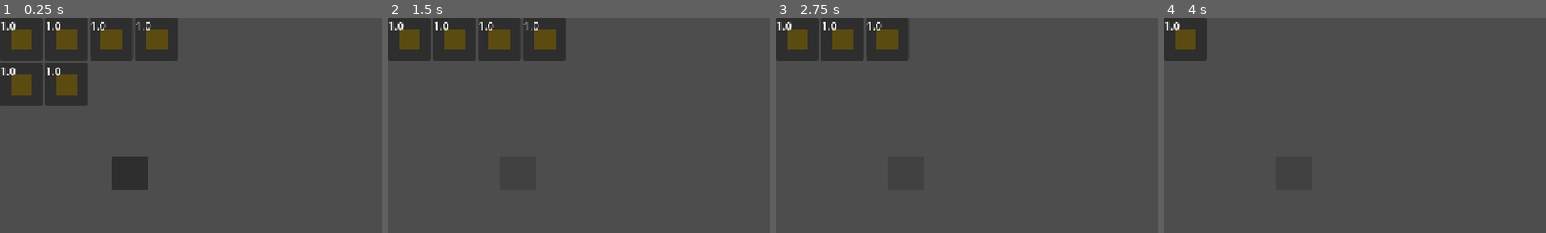
Above: before the commit, frames 1-4 (left to right).
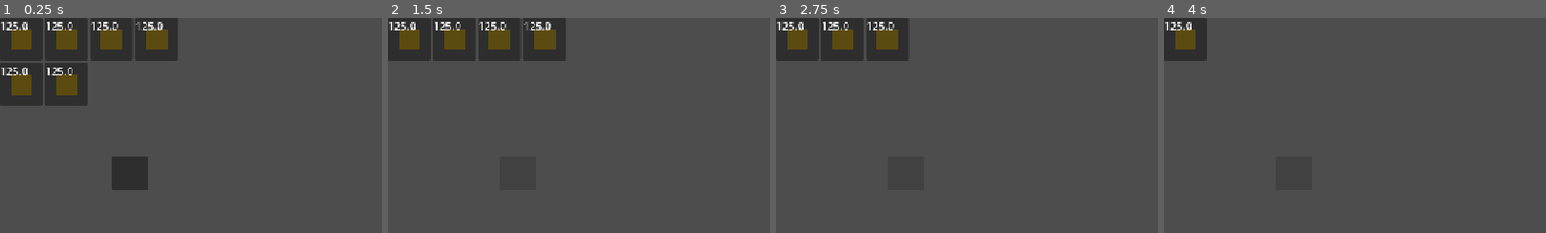
Above: after the commit, the same moments.

Repository: Pycratch/The-Very-Serious-Juniper-Dev-Game-Jam
Game: Godot game, scene res://scenes/game.tscn
The game is run twice, just before and just after one commit, with the same random seed, the same clock (stepped at 60 frames per second) and the same inputs.
Inputs (mouse positions are % of the whole screen's width and height, from its top left):
- Up to frame 1 (0.25 s): no input
- Up to frame 2 (1.5 s): click (17, 36) at 0.5 s; click (17, 36) at 1.25 s
- Up to frame 3 (2.75 s): click (17, 36) at 2 s
- Up to frame 4 (4 s): tap Enter at 2.75 s; tap Space at 3.5 s
The pictures show only the part of the screen within x 0-50%, y 0-50%; the shares and areas given below are measured in that part.

The runs differ from the first frame. In frame 1, 0.8% of the frame differs, in the area x 1-43%, y 1-27%; in frame 2, 0.5%; in frame 3, 0.4%; in frame 4, 0.1%.

Commit message:
sehr viel

Diff:
--- a/Systems/Collection-system/item_script.gd
+++ b/Systems/Collection-system/item_script.gd
@@ -1,10 +1,235 @@
 class_name ItemPart extends Resource
 
-enum Types {ENGINE, TIRES, EXHAUST, AERODYNAMICS, SUPERCHARGER, TRANSMISSION, SUSPENSION, BRAKES}
-enum Rarities {COMMON, RARE, EPIC, MYTHIC, LEGENDARY}
-
-@export var type :Types = Types.ENGINE
+enum Types {
+Engine, Tires, Exhaust, Aerodynamics, Supercharger,
+Transmission, Suspension, Brakes, Turbocharger,
+Fuel_System, Ignition, Differential, Drivetrain,
+Weight_Reduction, Cooling_System
+}
+enum Rarities {Common, Rare, Epic, Mythic, Legendary}
+
+var Name :String
+@export var type :Types = Types.Engine
 @export var rarity :Rarities
 @export var price :float = 1000
 @export var power :float = 1
 @export var picture :Texture2D = preload("uid://bxog1jit3v6og")
+
+var rng = RandomNumberGenerator.new()
+var final_prize :String
+var prize_list :Array
+
+#the types for all the stuff
+var engine_type
+var exhaust_type
+var transmission_type
+var turbocharger_type
+var fuelsystem_type
+var ignition_type
+var supercharger_type
+var tire_type
+var suspension_type
+var brake_type
+var differential_type
+var drivetrain_type
+var aerodynamics_type
+var weight_reduction_type
+var cooling_system_type
+
+var prizes : Dictionary = {
+	"Engine": engine,
+	"Tires": tires,
+	"Exhaust": exhaust,
+	"Aerodynamics": aerodynamics,
+	"Brakes": brakes,
+	"Transmission": transmission,
+	"Suspension": suspension,
+	"Turbocharger": turbocharger,
+	"Supercharger": supercharger,
+	"Cooling_System": cooling_system,
+	"Drivetrain": drivetrain,
+	"Differential": differential,
+	"Fuel_System": fuel_system,
+	"Weight_Reduction": weight_reduction
+}
+
+var engine : Array = [
+	"Inline-4",
+	"V6",
+	"V8",
+	"V10",
+	"V12",
+]
+
+var exhaust : Array = [
+	"Axle-Back",
+	"Cat-Back",
+    "Turbo-Back"
+]
+
+var turbocharger : Array = [
+	"Stock Turbo",
+	"Sport Turbo",
+	"Performance Turbo",
+	"Twin Turbo",
+	"Race Twin Turbo",
+    "Anti-Lag Turbo System"
+]
+
+var fuel_system : Array = [
+	"High Flow Injectors",
+	"Performance Fuel Pump",
+	"Race Injectors",
+	"E85 Conversion",
+    "Race Fuel System"
+]
+
+var ignition : Array = [
+	"Stock Ignition",
+    "Race Ignition"
+]
+
+var supercharger : Array = [
+	"Roots Supercharger",
+	"Twin-Screw Supercharger",
+    "Race Supercharger"
+]
+
+var tires : Array = [
+	"Economy Tires",
+	"Street Tires",
+	"Sport Tires",
+	"Performance Tires",
+	"Semi-Slicks",
+    "Slick Racing Tires"
+]
+
+var transmission : Array = [
+	"5-Speed Manual",
+	"6-Speed Manual",
+	"7-Speed DCT",
+	"8-Speed DCT",
+	"Sequential Gearbox",
+    "Race Sequential Gearbox"
+]
+
+var suspension : Array = [
+	"Stock Suspension",
+	"Lowering Springs",
+	"Sport Suspension",
+	"Coilovers",
+	"Adjustable Coilovers",
+    "Race Suspension"
+]
+
+var brakes : Array = [
+	"Stock Brakes",
+	"Sport Brakes",
+	"Brembo Brakes",
+	"Big Brake Kit",
+	"Carbon Ceramic Brakes",
+    "Race Carbon Brakes"
+]
+
+var differential : Array = [
+	"Open Differential",
+	"Street LSD",
+	"Sport LSD",
+	"Race LSD",
+    "Electronic Race LSD"
+]
+
+var drivetrain : Array = [
+	"FWD",
+	"RWD",
+	"AWD",
+	"Performance AWD",
+    "Race AWD"
+]
+
+var aerodynamics : Array = [
+	"Lip Spoiler",
+	"Sport Wing",
+	"GT Wing",
+	"Front Splitter",
+	"Full Aero Kit",
+    "Race Aero Package"
+]
+
+var weight_reduction : Array = [
+	"Remove Rear Seats",
+	"Lightweight Battery",
+	"Carbon Hood",
+	"Carbon Panels",
+	"Full Weight Reduction",
+    "Race Weight Reduction"
+]
+
+var cooling_system : Array = [
+	"Sport Radiator",
+	"Performance Radiator",
+	"Oil Cooler",
+    "Race Cooling Package"
+]
+
+func _init():
+	set_up_prizes()
+	randomize_type()
+	randomize_rarity()
+	finalize_final_prize()
+	calculate_price()
+	calculate_power()
+	#print(typeof(Types.keys()[type]))
+	Name = Rarities.keys()[rarity] + " " + final_prize
+
+func set_up_prizes():
+	prizes = {
+		"Engine": engine,
+		"Tires": tires,
+		"Exhaust": exhaust,
+		"Aerodynamics": aerodynamics,
+		"Brakes": brakes,
+		"Transmission": transmission,
+		"Suspension": suspension,
+		"Turbocharger": turbocharger,
+		"Supercharger": supercharger,
+		"Cooling_System": cooling_system,
+		"Drivetrain": drivetrain,
+		"Differential": differential,
+		"Fuel_System": fuel_system,
+		"Weight_Reduction": weight_reduction
+	}
+
+func randomize_type():
+	#trying to randomize type and giving it an output of the name of the type
+
+	type = Types.values().pick_random()######
+	#print(Types.keys()[type])#prints out the index of type
+
+func randomize_rarity():
+	#randomize rarity weighted
+	rarity = Rarities.values()[rng.rand_weighted([20.0, 10.0, 6, 3.0, 1.0])]
+	#prints out the rarity as a string
+	#print(Rarities.keys()[rarity])
+
+func finalize_final_prize():
+	#get the prize item using the type as an index to get stuff IDK
+	prize_list = prizes.get(Types.keys()[type])# same as the line under defining type, line iwth a lot of ##
+	if not prize_list:
+		return
+	final_prize = prize_list.pick_random()
+
+func calculate_price():
+	if not prize_list:
+		return
+	var prize_index = prize_list.find(final_prize) + 1
+	price = prize_index * 50
+
+
+func calculate_power():
+	if not prize_list:
+		return
+	#get the index of the itemtype from the array
+	var prize_index = prize_list.find(final_prize) + 1
+	power = prize_index * 25
+	print("power calculated")
--- a/Systems/Collection-system/scripts/collection_ui.gd
+++ b/Systems/Collection-system/scripts/collection_ui.gd
@@ -11,9 +11,7 @@
 func _ready():
 	#create_slots()
 	#set slots per item in inventory
-	for i in grid_container.get_child_count():
-		#print(i)
-		pass
+	ItemPart.Rarities.keys().pick_random()
 
 
 
--- a/scenes/game.tscn
+++ b/scenes/game.tscn
@@ -2,6 +2,6 @@
 
 [ext_resource type="PackedScene" uid="uid://b8hq76e1rbgdh" path="res://Systems/Collection-system/collection_ui.tscn" id="1_uwrxv"]
 
-[node name="game" type="Node" unique_id=680162497]
+[node name="game" type="Node2D" unique_id=885714506]
 
 [node name="CollectionUI" parent="." unique_id=955670684 instance=ExtResource("1_uwrxv")]
